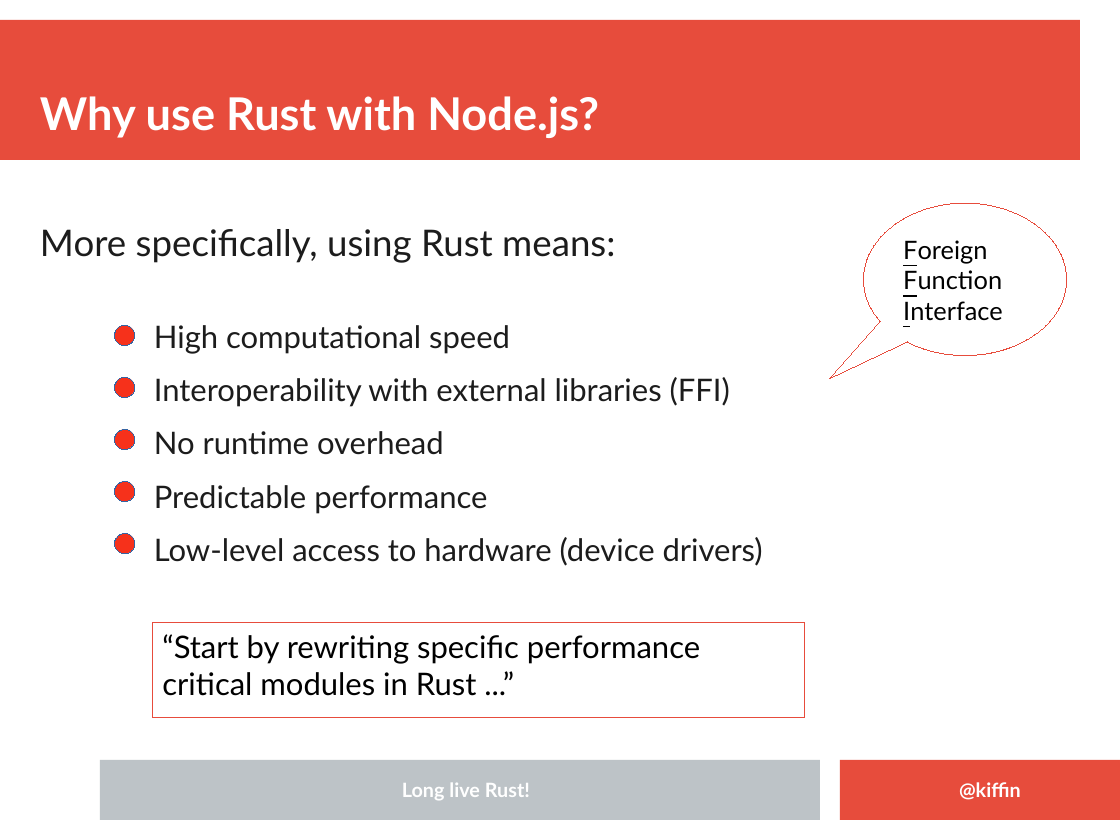
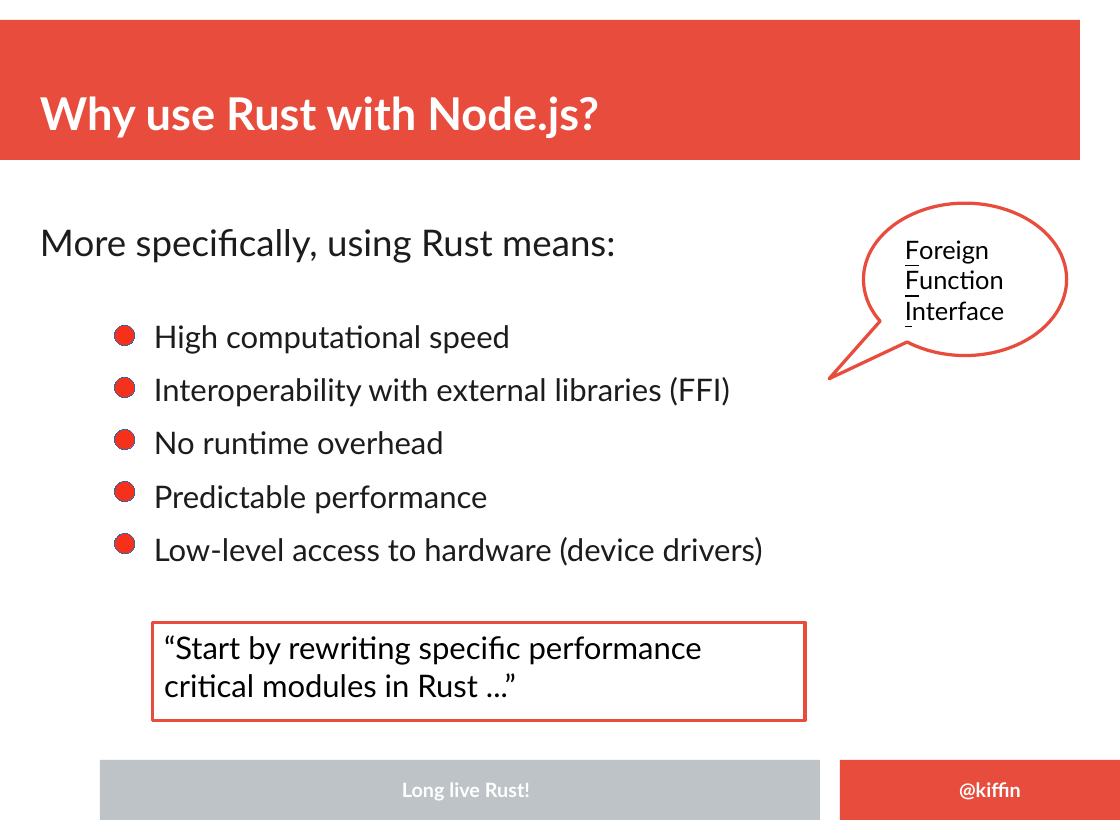
Before and after one commit to kgish/rust-node-addon-template, a slide deck: slide 6 of presentation/Embedding-Rust-in-NodeJS-applications.odp. Drawn at 1120x840 pixels with LibreOffice and Linux fonts; fonts in the diff are those of the drawing; background and template pictures are left out. Boxes give left, top, right and bottom in pixels: in the first picture for what was removed or moved away, otherwise in the second. Text is boxed around its words. In the diff, an @@ line names an element or a change of style, - is before the commit and + after.

```diff
--- a/presentation/Embedding-Rust-in-NodeJS-applications.odp
+++ b/presentation/Embedding-Rust-in-NodeJS-applications.odp
@@ speech bubble "Foreign" at <box>864,203,1067,356</box>: outline #E74C3C 0 pt to #E74C3C 2.3 pt @@
@@ rectangle "“Start by rewriting specific performance" at <box>152,622,805,720</box>: outline #E74C3C 0 pt to #E74C3C 2.3 pt @@
```
Also in this commit, not shown: 4 other slides changed, 1 slide added, 1 other file.
